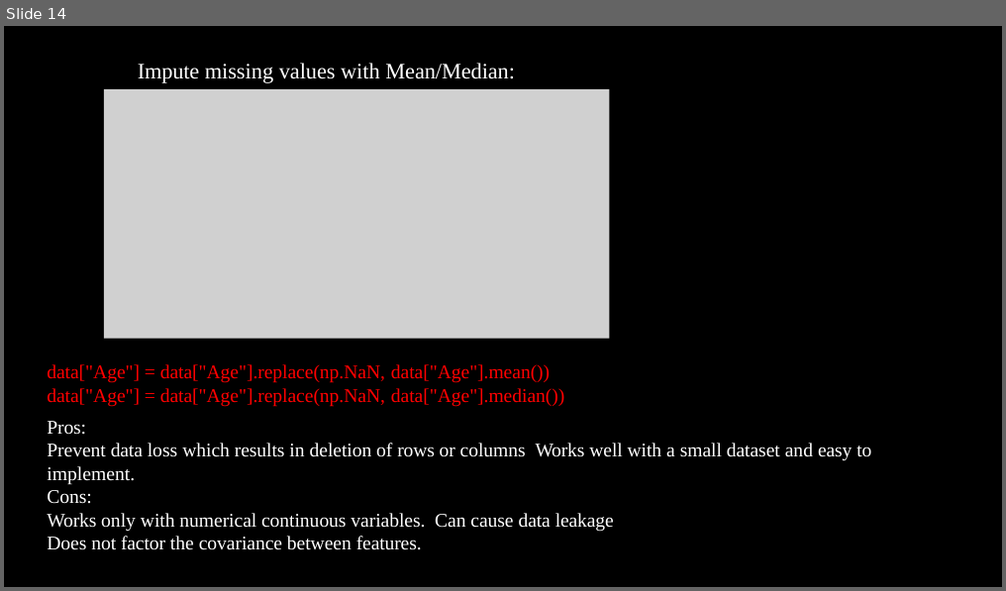
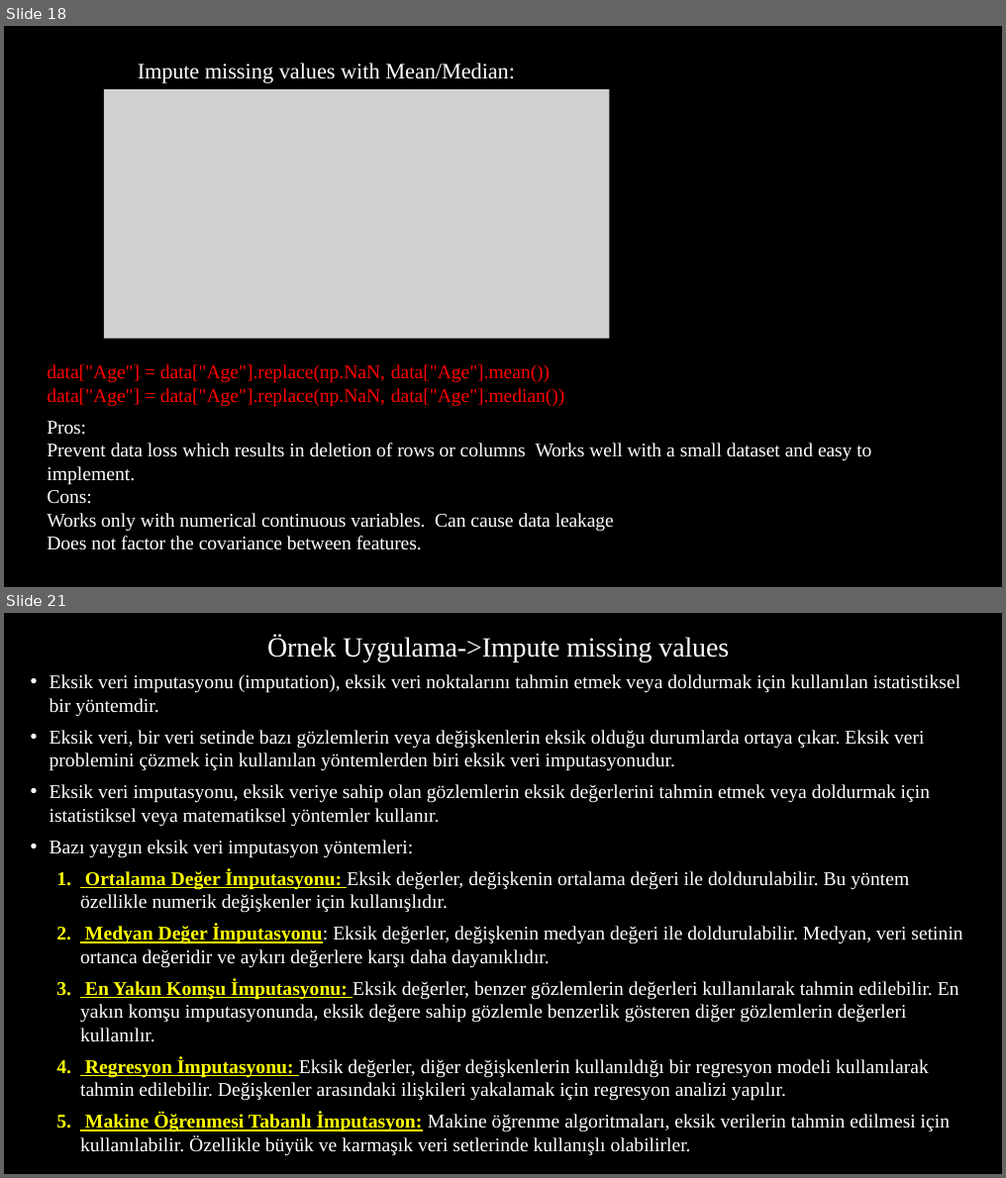
Before and after one commit to akaraci/Makine-Ogrenmesi, a slide deck: Sunular/MÖT-Hafta-2.pptx. Shown one above the other, each under a label of ours: slide 14 before the commit, slides 18 and 21 after it; the slides between them are not shown. The pictures are 1006x591 and 1006x1178 pixels, drawn with LibreOffice and Linux fonts; fonts in the diff are those of the drawing; grey boxes stand for pictures. Boxes give left, top, right and bottom in pixels: in the first picture for what was removed or moved away, otherwise in the second. Text is boxed around its words. In the diff, an @@ line names an element or a change of style, - is before the commit and + after.

```diff
--- a/Sunular/MÖT-Hafta-2.pptx
+++ b/Sunular/MÖT-Hafta-2.pptx
@@ slide 21 added at [4,613,1002,1174], background #FFFFFF; not listed: 1 template element that a slide beside it also shows @@
@@ title added at [267,635,729,662], 20 pt, text #FFFFFF @@
+Örnek Uygulama->Impute missing values
@@ text added at [50,674,962,1157], 14 pt, text #FFFFFF @@
+• Eksik veri imputasyonu (imputation), eksik veri noktalarını tahmin etmek veya doldurmak için kullanılan istatistiksel bir yöntemdir.
+• Eksik veri, bir veri setinde bazı gözlemlerin veya değişkenlerin eksik olduğu durumlarda ortaya çıkar. Eksik veri problemini çözmek için kullanılan yöntemlerden biri eksik veri imputasyonudur.
+• Eksik veri imputasyonu, eksik veriye sahip olan gözlemlerin eksik değerlerini tahmin etmek veya doldurmak için istatistiksel veya matematiksel yöntemler kullanır.
+• Bazı yaygın eksik veri imputasyon yöntemleri:
+  1. Ortalama Değer İmputasyonu: Eksik değerler, değişkenin ortalama değeri ile doldurulabilir. Bu yöntem özellikle numerik değişkenler için kullanışlıdır.
+  2. Medyan Değer İmputasyonu: Eksik değerler, değişkenin medyan değeri ile doldurulabilir. Medyan, veri setinin ortanca değeridir ve aykırı değerlere karşı daha dayanıklıdır.
+  3. En Yakın Komşu İmputasyonu: Eksik değerler, benzer gözlemlerin değerleri kullanılarak tahmin edilebilir. En yakın komşu imputasyonunda, eksik değere sahip gözlemle benzerlik gösteren diğer gözlemlerin değerleri kullanılır.
+  4. Regresyon İmputasyonu: Eksik değerler, diğer değişkenlerin kullanıldığı bir regresyon modeli kullanılarak tahmin edilebilir. Değişkenler arasındaki ilişkileri yakalamak için regresyon analizi yapılır.
+  5. Makine Öğrenmesi Tabanlı İmputasyon: Makine öğrenme algoritmaları, eksik verilerin tahmin edilmesi için kullanılabilir. Özellikle büyük ve karmaşık veri setlerinde kullanışlı olabilirler.
@@ what was slide 14 is now slide 18 @@
```
Also in this commit, not shown: 9 slides changed, 7 other slides added, 2 slides removed.
